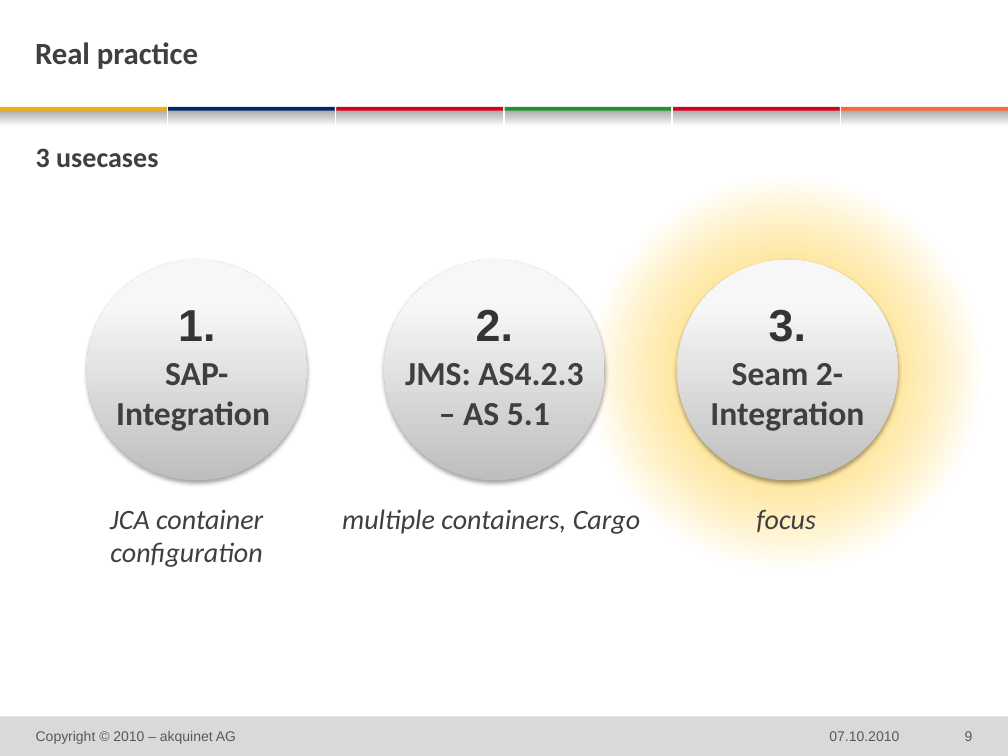
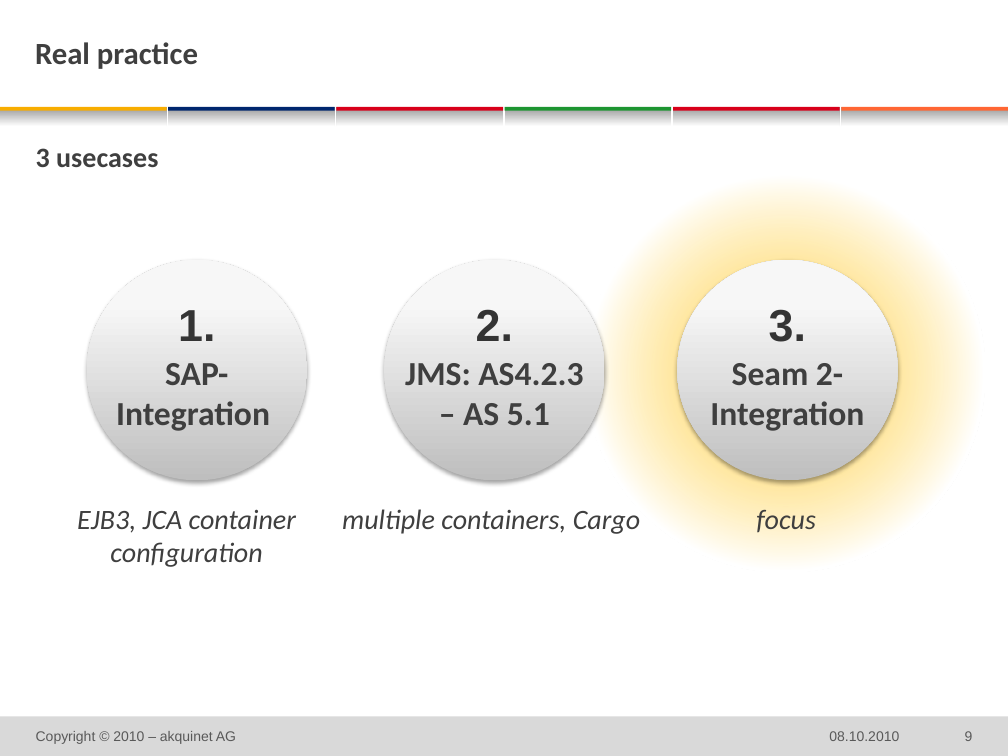
Before and after one commit to michaelschuetz/seamArquillian-judcon2010, a slide deck: slide 9 of doc/judcon_SeamArquillian.pptx. Drawn at 1008x756 pixels with LibreOffice and Linux fonts; fonts in the diff are those of the drawing; background and template pictures are left out. Boxes give left, top, right and bottom in pixels: in the first picture for what was removed or moved away, otherwise in the second. Text is boxed around its words. In the diff, an @@ line names an element or a change of style, - is before the commit and + after.

```diff
--- a/doc/judcon_SeamArquillian.pptx
+++ b/doc/judcon_SeamArquillian.pptx
@@ text at [77,509,296,567]: text changed @@
-JCA container configuration
+EJB3, JCA container configuration
@@ text at [829,731,899,741]: text changed @@
-07.10.2010
+08.10.2010
```
Also in this commit, not shown: 13 other slides changed, 1 other file.
